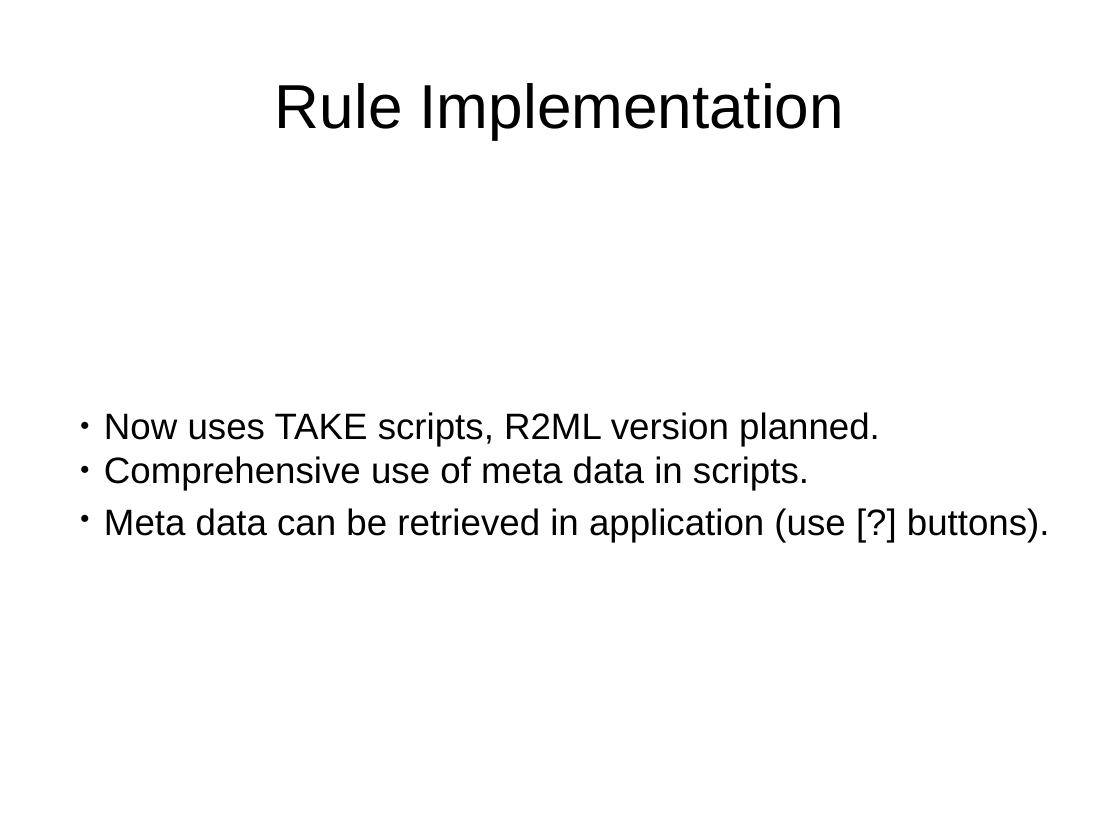
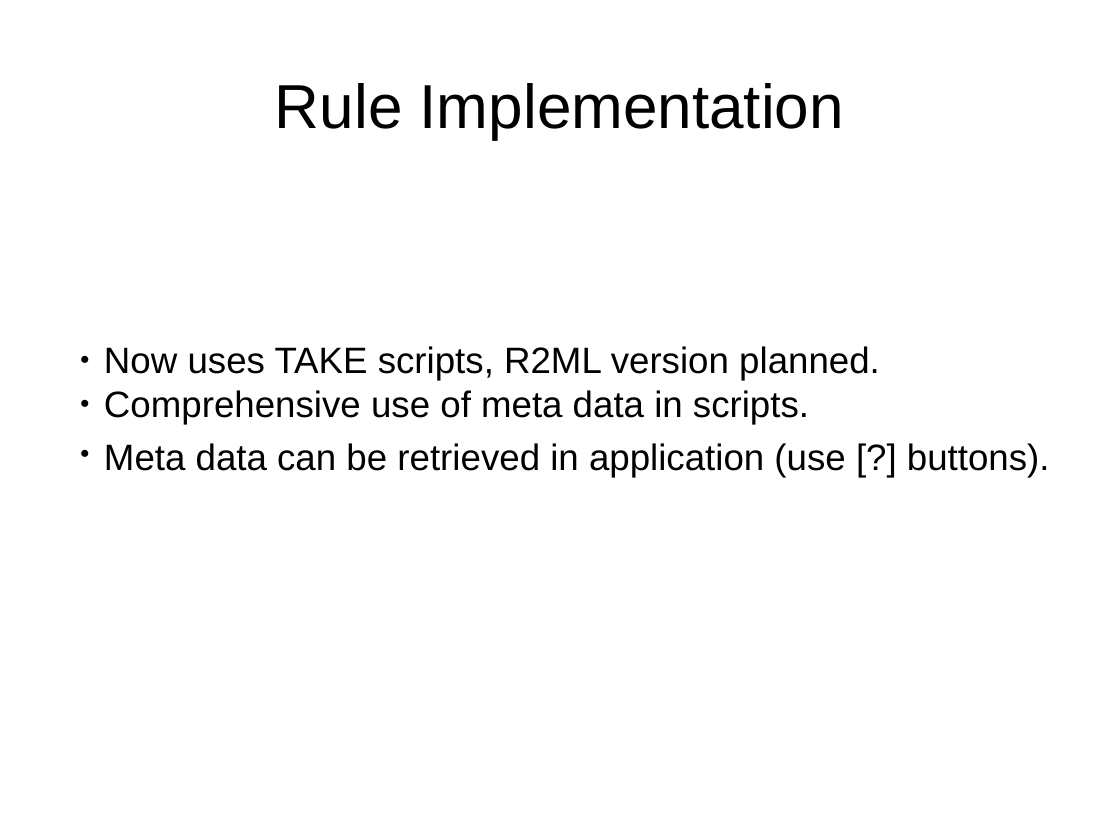
Before and after one commit to Koulio/take, a slide deck: slide 5 of RuleML2007_challenge/presentation/challenge.odp. Drawn at 1120x840 pixels with LibreOffice and Linux fonts; fonts in the diff are those of the drawing. Boxes give left, top, right and bottom in pixels: in the first picture for what was removed or moved away, otherwise in the second. Text is boxed around its words. In the diff, an @@ line names an element or a change of style, - is before the commit and + after.

```diff
--- a/RuleML2007_challenge/presentation/challenge.odp
+++ b/RuleML2007_challenge/presentation/challenge.odp
@@ subtitle "Now uses TAKE scripts, R2ML ...": place and size @@
-subtitle "Now uses TAKE scripts, R2ML ..." at [104, 412, 1050, 543]
+subtitle "Now uses TAKE scripts, R2ML ..." at [104, 346, 1050, 477]
```
Also in this commit, not shown: 6 other slides changed, 3 other files.
